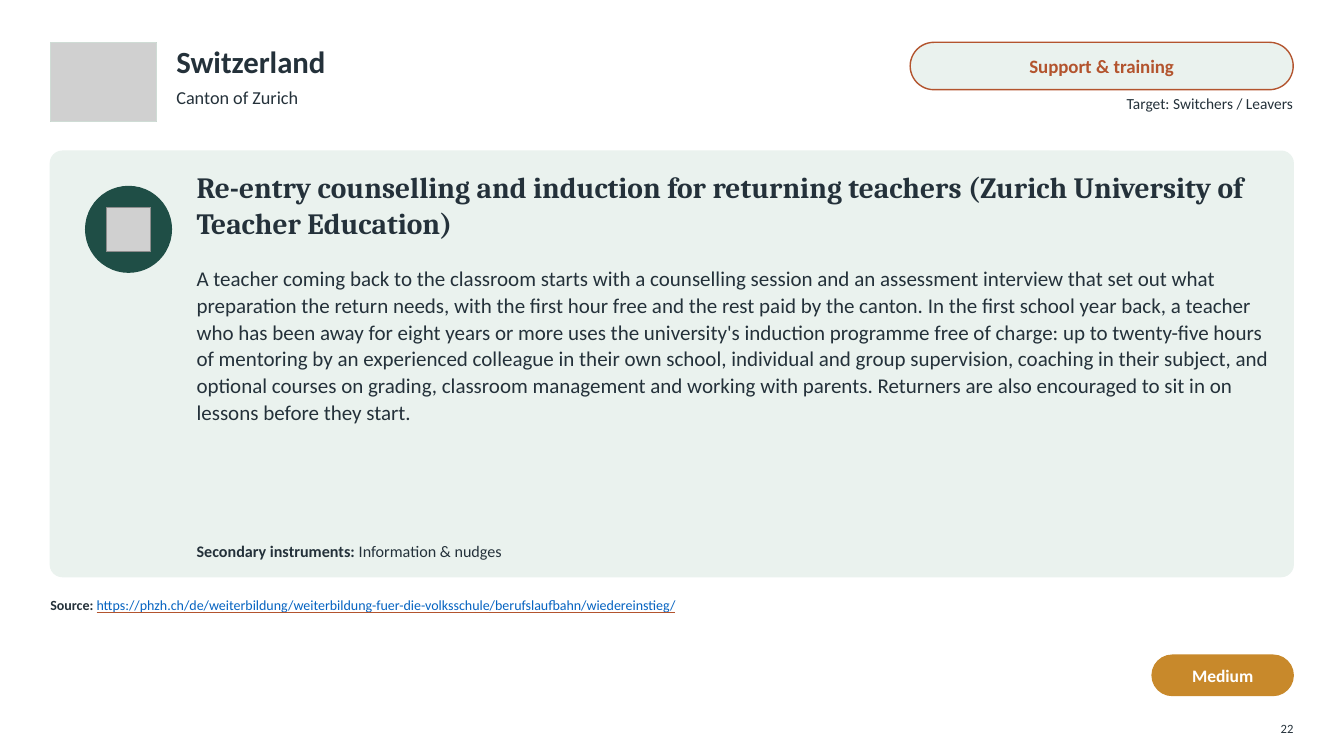
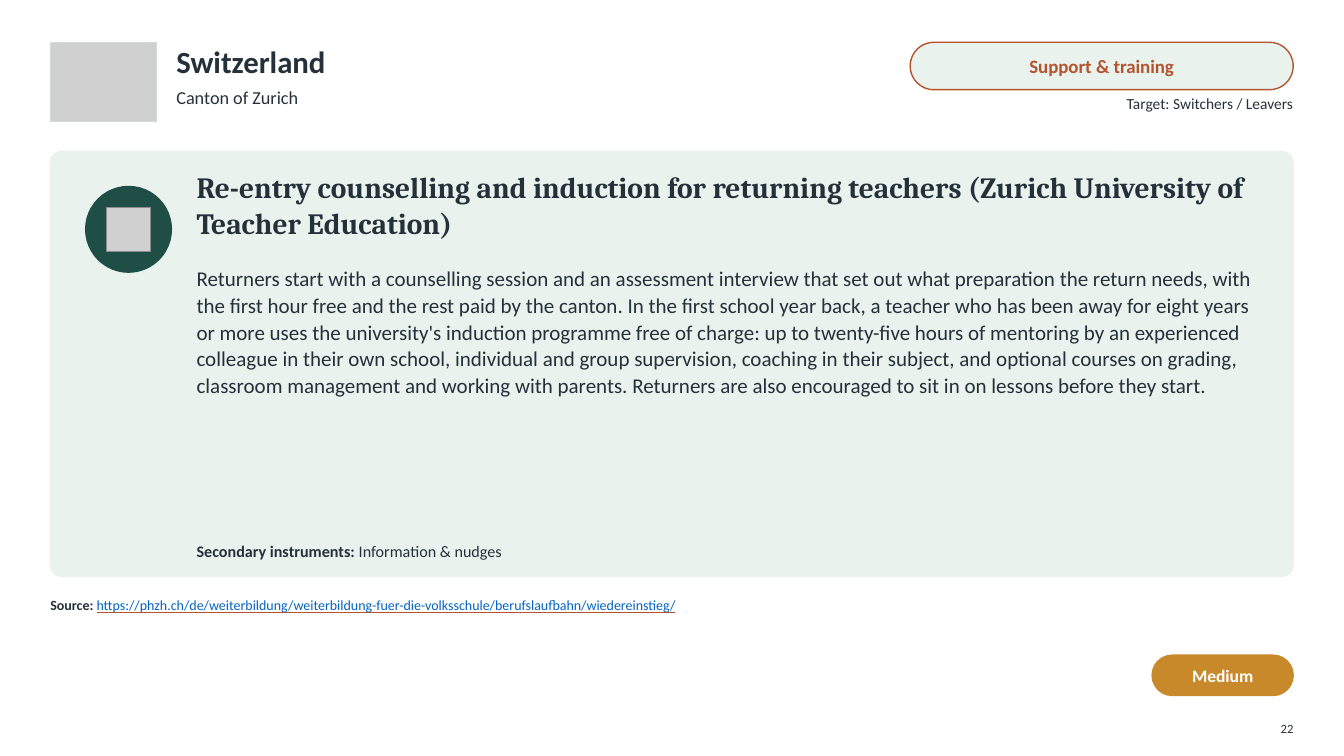
Before and after one commit to jedr1-ship-it/Alternative-Pathways----Quant, a slide deck: slide 22 of policies/Re-attracting_Former_Teachers.pptx. Drawn at 1344x756 pixels with LibreOffice and Linux fonts; fonts in the diff are those of the drawing; grey boxes stand for pictures. Boxes give left, top, right and bottom in pixels: in the first picture for what was removed or moved away, otherwise in the second. Text is boxed around its words. In the diff, an @@ line names an element or a change of style, - is before the commit and + after.

```diff
--- a/policies/Re-attracting_Former_Teachers.pptx
+++ b/policies/Re-attracting_Former_Teachers.pptx
@@ text at box(197, 271, 1251, 397): text changed @@
-A teacher coming back to the classroom starts with a counselling session and an assessment interview that set out what preparation the return needs, with the first hour free and the rest paid by the canton. In the first school year back, a teacher who has been away for eight years or more uses the university's induction programme free of charge: up to twenty-five hours of mentoring by an experienced colleague in their own school, individual and group supervision, coaching in their subject, and optional courses on grading, classroom management and working with parents. Returners are also encouraged to sit in on lessons before they start.
+Returners start with a counselling session and an assessment interview that set out what preparation the return needs, with the first hour free and the rest paid by the canton. In the first school year back, a teacher who has been away for eight years or more uses the university's induction programme free of charge: up to twenty-five hours of mentoring by an experienced colleague in their own school, individual and group supervision, coaching in their subject, and optional courses on grading, classroom management and working with parents. Returners are also encouraged to sit in on lessons before they start.
```
Also in this commit, not shown: 12 other slides changed, 2 other files.
